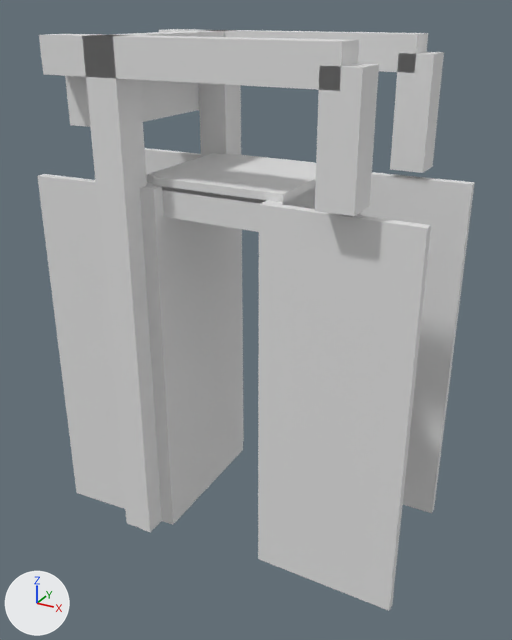
Two versions of the glTF model models/hazerswoude-dorp/hazerswoude-dorp-brug-74b6d9e1-6/hazerswoude-dorp-brug-74b6d9e1-6.glb, one commit apart.
One viewpoint serves both versions: a 50 mm lens placed at (9.34, -16.41, 4.61), pointed at (0.4, -0.15, -3.52). The lights are fixed; the arrows at lower left show +X, +Y and +Z. The picture after the commit comes second.

In view in the first picture: 'building:balans', 'building:balans 2', 'building:contragewicht', 'building:hamei', 'building:hamei 2', 'building:hangstang', 'building:hangstang 2', 'building:portaal', 'road:dek', 'road:landhoofd', 'road:landhoofd 2', 'road:rijbaan lokale weg'.
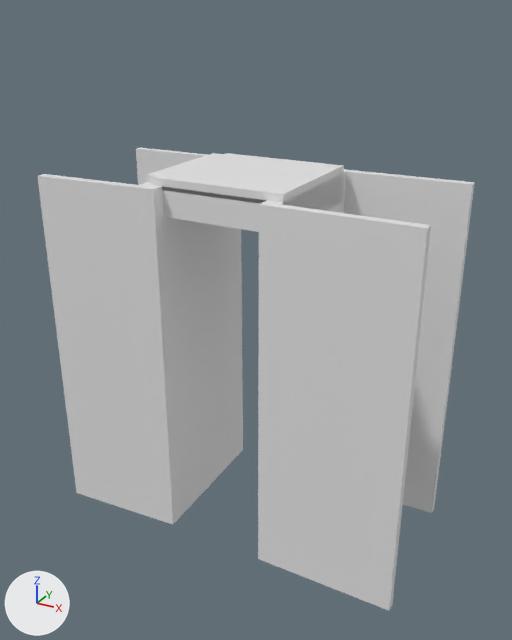
Boxes (x1, y1, x2, y2) around the edits, measured in the pictures (512 x 640 px):
'building:hamei 2', deleted: before (82, 35, 162, 532)
'building:balans 2', deleted: before (39, 34, 359, 91)
'building:hangstang 2', deleted: before (315, 64, 379, 216)
'building:hangstang', deleted: before (390, 52, 444, 173)
'building:balans', deleted: before (159, 29, 428, 72)
'building:contragewicht', deleted: before (65, 76, 200, 127)
'building:hamei', deleted: before (199, 30, 244, 441)
'building:portaal', deleted: before (109, 30, 228, 37)

What the commit changed:
Object 'building:hamei' (ob_building_hamei) is deleted.
Object 'building:hamei 2' (ob_building_hamei_2) is deleted.
Object 'building:portaal' (ob_building_portaal) is deleted.
Object 'building:balans' (ob_building_balans) is deleted.
Object 'building:hangstang' (ob_building_hangstang) is deleted.
Object 'building:balans 2' (ob_building_balans_2) is deleted.
Object 'building:hangstang 2' (ob_building_hangstang_2) is deleted.
Object 'building:contragewicht' (ob_building_contragewicht) is deleted.
